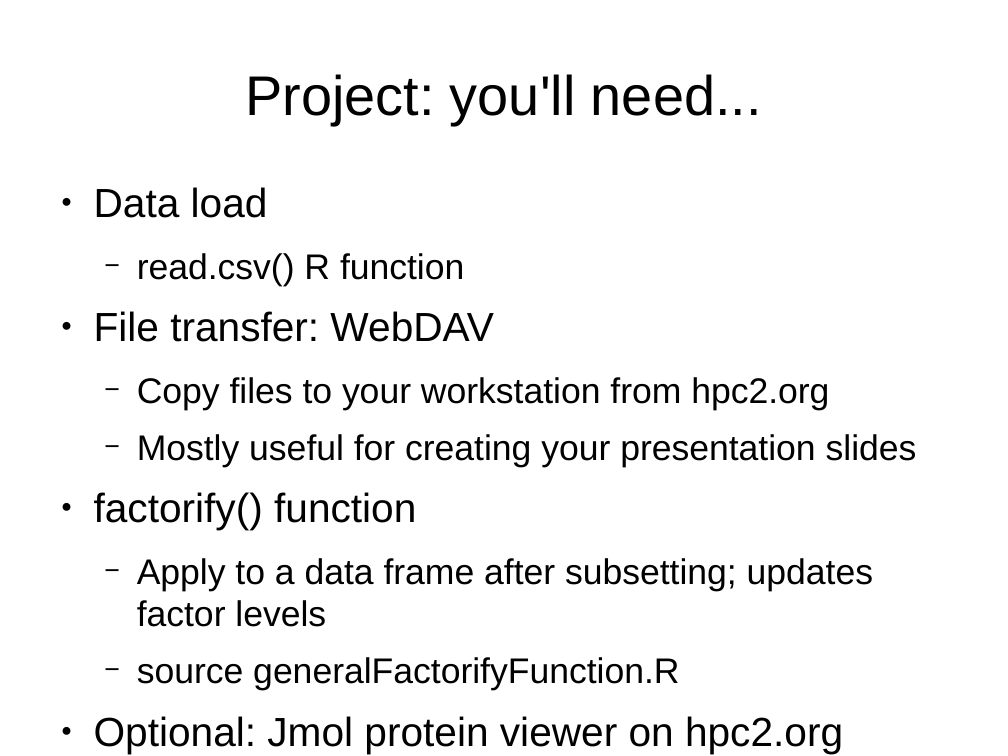
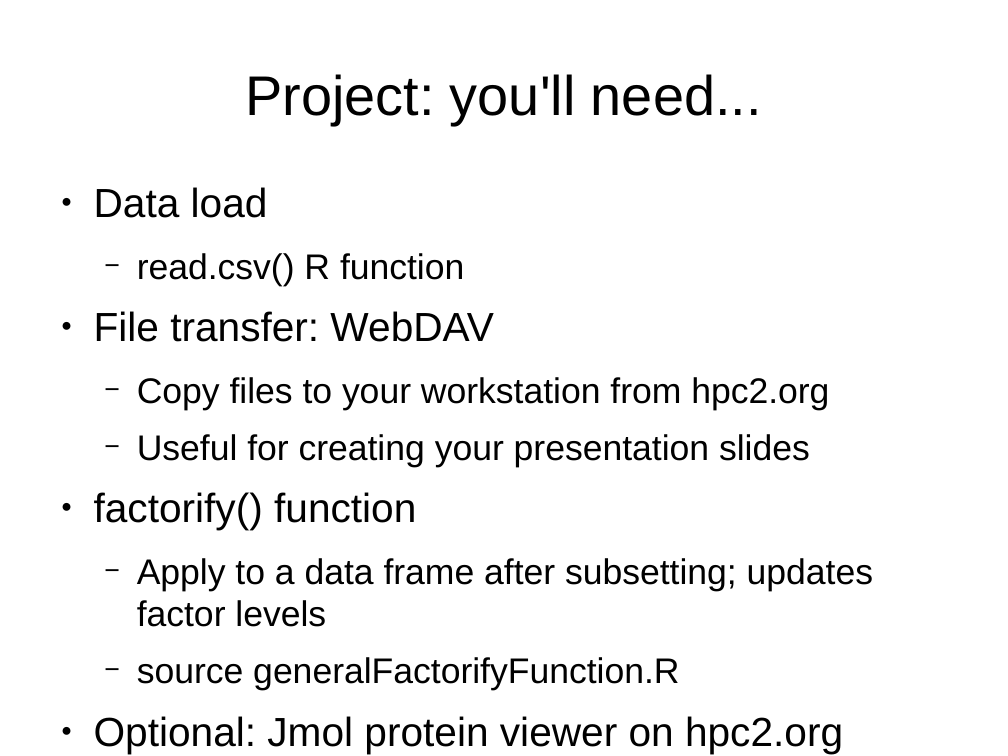
Before and after one commit to ubccr/hsws, a slide deck: slide 35 of slides/project-intro.odp (slide 34 before the commit). Drawn at 1008x756 pixels with LibreOffice and Linux fonts; fonts in the diff are those of the drawing. Boxes give left, top, right and bottom in pixels: in the first picture for what was removed or moved away, otherwise in the second. Text is boxed around its words. In the diff, an @@ line names an element or a change of style, - is before the commit and + after.

Commit message:
Updates to project intro slides

```diff
--- a/slides/project-intro.odp
+++ b/slides/project-intro.odp
@@ text at bbox=[137, 434, 810, 467]: text changed @@
-  − Mostly useful for creating your presentation slides
+  − Useful for creating your presentation slides
```
Also in this commit, not shown: 6 other slides changed, 3 slides added, 2 slides removed, 1 other file.
